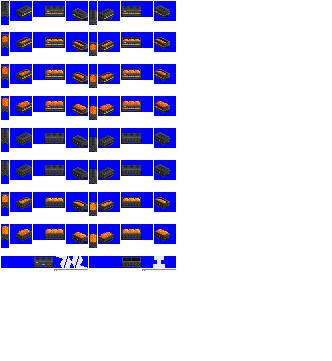
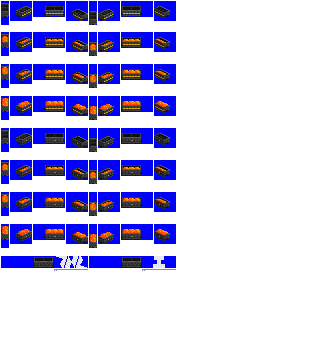
Comparing the layer stacks of the two 332×361 images. Changes:
added layer "seki" above "covers" over <box>1,3,170,266</box>
hid "covers" over <box>1,2,170,261</box>
hid "seki 1" over <box>1,130,170,266</box>
hid "seki 6000", painted on it over <box>1,130,170,266</box>
hid "seki 3000" over <box>1,3,170,266</box>
